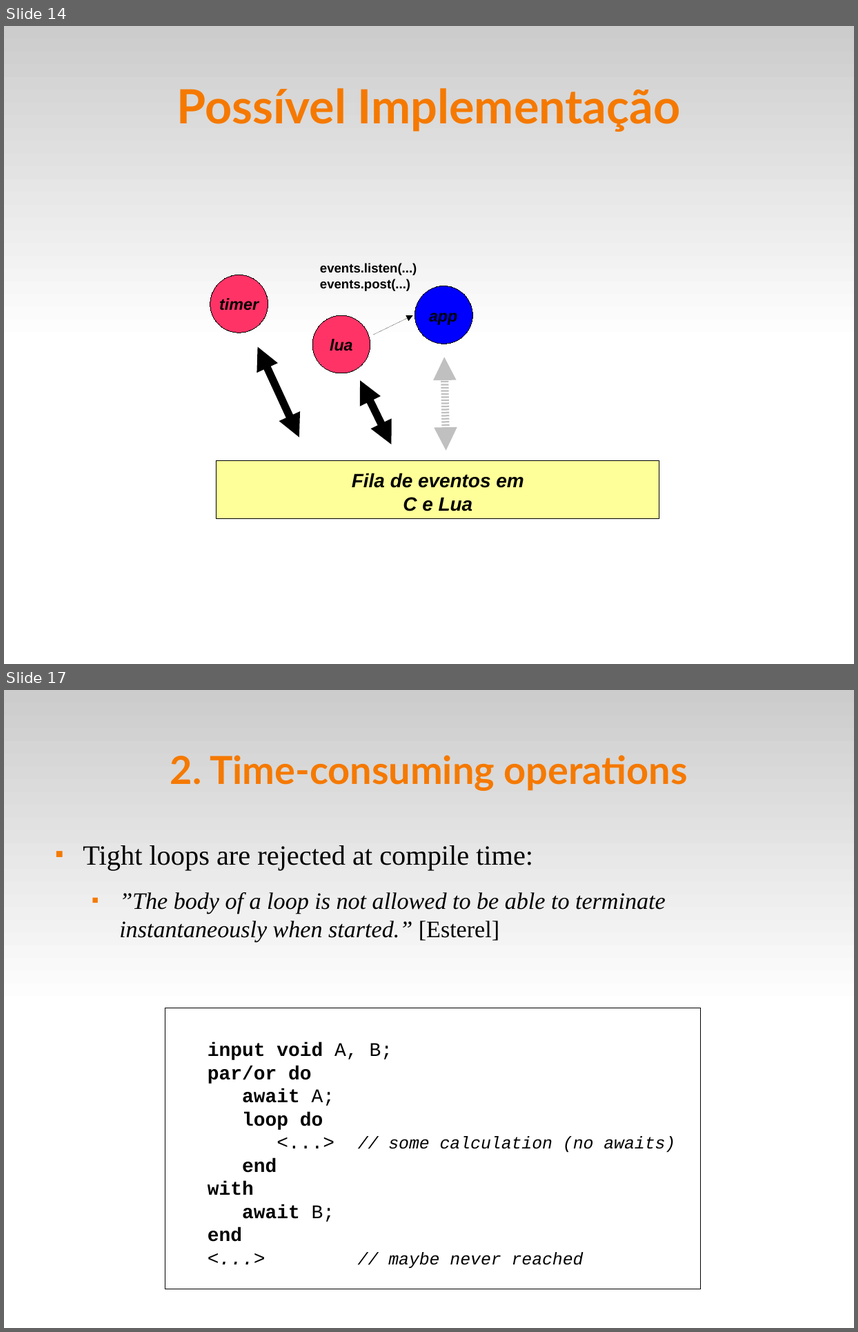
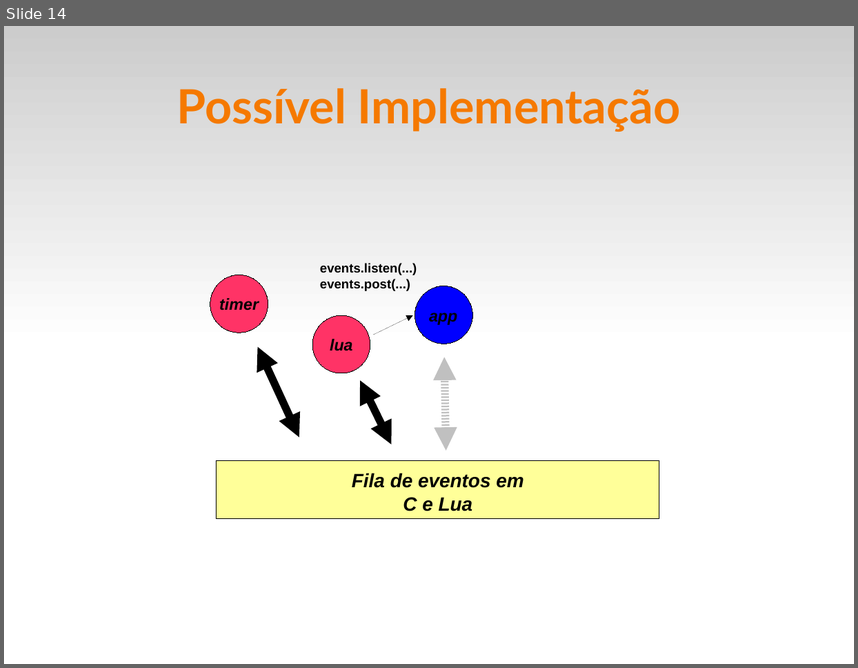
Before and after one commit to fsantanna/events, a slide deck: evt.odp. Shown one above the other, each under a label of ours: slides 14 and 17 before the commit, slide 14 after it; the slides between them are not shown. The pictures are 858x1332 and 858x668 pixels, drawn with LibreOffice and Linux fonts; fonts in the diff are those of the drawing. Boxes give left, top, right and bottom in pixels: in the first picture for what was removed or moved away, otherwise in the second. Text is boxed around its words. In the diff, an @@ line names an element or a change of style, - is before the commit and + after.

```diff
--- a/evt.odp
+++ b/evt.odp
@@ slide 17 removed at [4, 690, 854, 1328], background #FFFFFF; not listed: 1 template element that a slide beside it also shows @@
@@ title removed at [170, 755, 688, 791] @@
-2. Time-consuming operations
@@ text removed at [83, 845, 666, 942] @@
-■ Tight loops are rejected at compile time:
-  ■ ”The body of a loop is not allowed to be able to terminate instantaneously when started.” [Esterel]
@@ rectangle removed at [165, 1008, 702, 1290] @@
-input void A, B;
-par/or do
-await A;
-loop do
-<...> // some calculation (no awaits)
-end
-with
-await B;
-end
-<...> // maybe never reached
```
Also in this commit, not shown: 3 slides changed, 3 slides added, 20 other slides removed, 4 other files.
